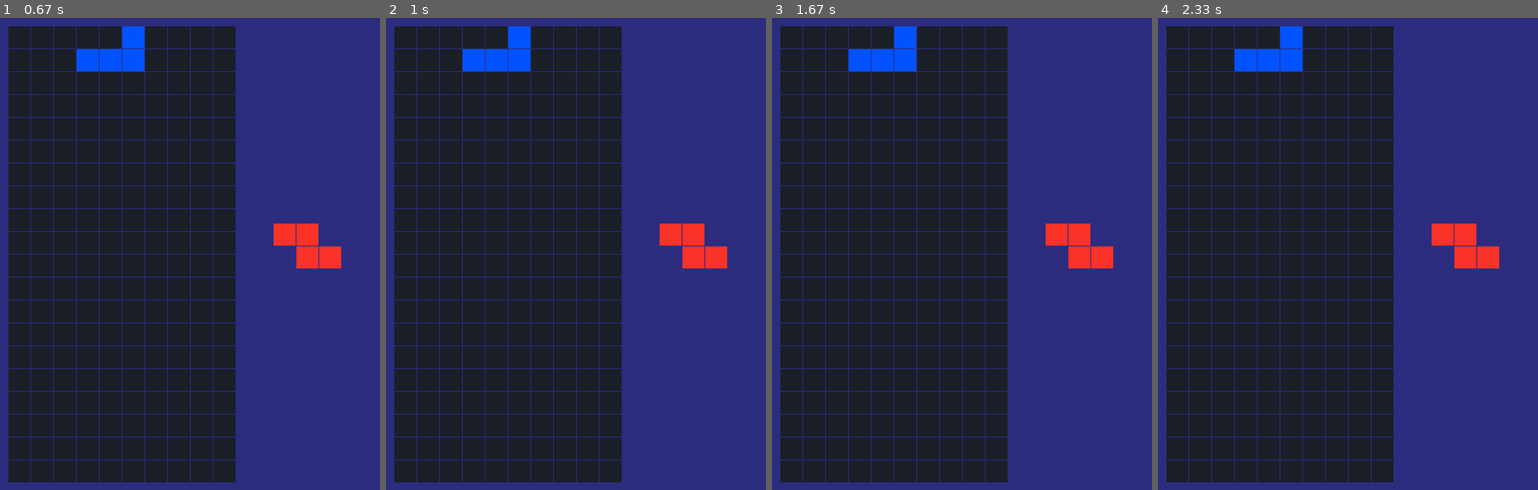
Above: before the commit, frames 1-4 (left to right).
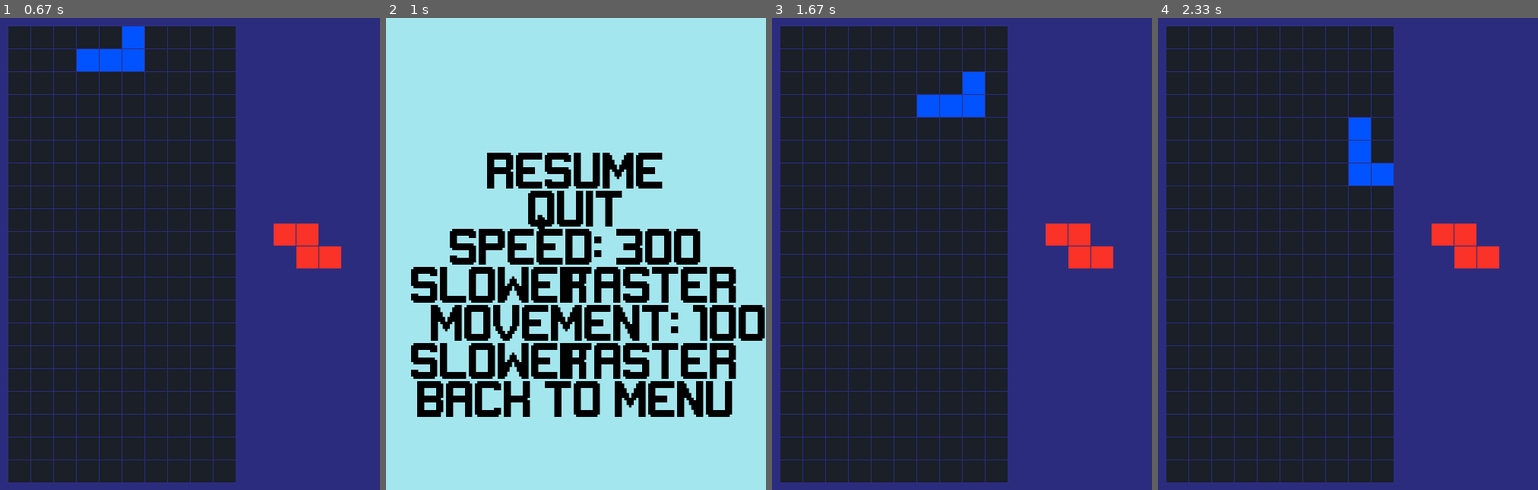
Above: after the commit, the same moments.

Repository: SohShiWei/scufftris
Game: pygame game, started from main.py
Two runs of this game, one before a commit and one after it. Both use one fixed random seed, a clock stepped at 60 frames per second and the inputs below.
Inputs (mouse positions are in pixels of both pictures, inside the frame that each line leads up to):
- Up to frame 1 (0.67 s): press the mouse at (190, 254) at 0.37 s; move the mouse to (205, 197) at 0.47 s; release the mouse at (224, 140) at 0.6 s
- Up to frame 2 (1 s): tap P at 0.67 s
- Up to frame 3 (1.67 s): click (962, 169) at 1.05 s, where only the run after the commit has a clickable "RESUME"; hold D from 1.33 s (still down); move the mouse to (950, 230) at 1.37 s
- Up to frame 4 (2.33 s): release D at 1.8 s; hold W 1.83-2.13 s

Frame 1 is identical in both runs. In frame 2, 100% of the frame differs, in the area x 0-100%, y 0-100%; in frame 3, 2.2%; in frame 4, 2.2%.

Commit message:
Add files via upload

Diff:
--- a/game.py
+++ b/game.py
@@ -3,6 +3,8 @@
 from settings import *
 from colors import Colors
 import random, sys
+from menu import Menus
+
 
 class Game:
     def __init__(self):
@@ -28,7 +30,9 @@
         # Main game loop (runs continuously)
         clock = pygame.time.Clock()
         self.paused = False # Flag to track if the game is paused
-
+        speed = 300
+        last_click_time = 0
+        click_delay = 300
         # Custom user event for updating the game every few milliseconds
         GAME_UPDATE = pygame.USEREVENT
         pygame.time.set_timer(GAME_UPDATE, speed) # Set the event to trigger every `speed` milliseconds
@@ -68,6 +72,43 @@
             screen.fill(Colors.dark_blue)
             self.draw(screen)
 
+            if self.paused:
+                # pygame.display.update()  # Update the display to show the pause menu
+                        # Event handling for the pause menu
+                 # Handle mouse input for the pause menu
+                resume_rect, quit_rect, increase_speed_rect, decrease_speed_rect, increase_move_rect, decrease_move_rect, back_to_menu_rect = Menus().pause_menu(screen,speed,move_delay)
+                mouse_pos = pygame.mouse.get_pos()  # Get the current mouse position
+                mouse_click = pygame.mouse.get_pressed()  # Get the state of mouse buttons
+
+                # Handle mouse clicks with a debounce delay
+                if mouse_click[0] and current_time - last_click_time > click_delay:  # Left-click
+                    last_click_time = current_time
+                    if resume_rect.collidepoint(mouse_pos):  # Resume button clicked
+                        self.paused = not self.paused
+                    elif quit_rect.collidepoint(mouse_pos):  # Quit button clicked
+                        pygame.quit()
+                        sys.exit()
+                    elif back_to_menu_rect.collidepoint(mouse_pos):  # Quit button clicked
+                        Menus().main_menu(screen, DISPLAY_WIDTH, DISPLAY_HEIGHT)
+                        self.paused = not self.paused
+                        self.reset()
+                    elif increase_speed_rect.collidepoint(mouse_pos):  # Increase speed clicked
+                        if speed > 50:  # Limit the speed increase
+                            speed -= 50
+                            pygame.time.set_timer(GAME_UPDATE, speed)  # Update the game speed
+                    elif decrease_speed_rect.collidepoint(mouse_pos):  # Decrease speed clicked
+                        if speed < 1000:  # Limit the speed decrease
+                            speed += 50
+                            pygame.time.set_timer(GAME_UPDATE, speed)  # Update the game speed
+                    elif increase_move_rect.collidepoint(mouse_pos):  # Increase move clicked
+                        if move_delay > 0:  # Limit the move increase
+                            move_delay -= 50
+                            pygame.time.set_timer(GAME_UPDATE, speed)  # Update the move speed
+                    elif decrease_move_rect.collidepoint(mouse_pos):  # Decrease speed clicked
+                        if move_delay < 1000:  # Limit the move decrease
+                            move_delay += 50
+                            pygame.time.set_timer(GAME_UPDATE, speed)  # Update the move speed
+
             # Blit game_screen onto the main screen
             main_screen = pygame.display.get_surface()
             main_screen.blit(screen, (0, 0))
--- a/main.py
+++ b/main.py
@@ -42,49 +42,3 @@
         sys.exit()
 
     pygame.display.update()
-
-# def pause_menu():
-#     # Function to display the pause menu
-#     screen.fill(colors.BLUE)  # Fill the screen with dark blue background
-
-#     # Render pause menu options (Resume, Quit, Speed adjustment)
-#     resume_surface = menu_font.render("RESUME", True, colors.BLACK)
-#     back_to_menu_surface = menu_font.render("BACK TO MENU", True, colors.BLACK)
-#     quit_surface = menu_font.render("QUIT", True, colors.BLACK)
-#     #drop down speed
-#     speed_surface = menu_font.render(f"SPEED: {speed}", True, colors.BLACK)
-#     decrease_speed_surface = menu_font.render("SLOWER", True, colors.BLACK)
-#     increase_speed_surface = menu_font.render("FASTER", True, colors.BLACK)
-#     #block moving speed
-#     move_surface = menu_font.render(f"MOVEMENT: {move_delay}", True, colors.BLACK)
-#     decrease_move_surface = menu_font.render("SLOWER", True, colors.BLACK)
-#     increase_move_surface = menu_font.render("FASTER", True, colors.BLACK)
-
-#     # Position the menu options
-#     resume_rect = resume_surface.get_rect(center=(250, 200))
-#     back_to_menu_rect = back_to_menu_surface.get_rect(center=(250, 500))
-#     quit_rect = quit_surface.get_rect(center=(250, 250))
-#     #drop down speed
-#     speed_rect = speed_surface.get_rect(center=(250, 300))
-#     decrease_speed_rect = decrease_speed_surface.get_rect(center=(150, 350))
-#     increase_speed_rect = increase_speed_surface.get_rect(center=(350, 350))
-#     #block moving speed
-#     move_rect = speed_surface.get_rect(center=(225, 400))
-#     decrease_move_rect = decrease_speed_surface.get_rect(center=(150, 450))
-#     increase_move_rect = increase_speed_surface.get_rect(center=(350, 450))
-
-#     # Display the menu options on the screen
-#     screen.blit(resume_surface, resume_rect)
-#     screen.blit(back_to_menu_surface, back_to_menu_rect)
-#     screen.blit(quit_surface, quit_rect)
-#     screen.blit(speed_surface, speed_rect)
-#     screen.blit(decrease_speed_surface, decrease_speed_rect)
-#     screen.blit(increase_speed_surface, increase_speed_rect)
-#     screen.blit(move_surface, move_rect )
-#     screen.blit(decrease_move_surface, decrease_move_rect)
-#     screen.blit(increase_move_surface, increase_move_rect)
-
-#     pygame.display.update()  # Update the display to show the pause menu
-
-#     # Return the rects for menu items to detect clicks
-#     return resume_rect, quit_rect, speed_rect, increase_speed_rect, decrease_speed_rect, move_rect, increase_move_rect, decrease_move_rect, back_to_menu_rect
--- a/menu.py
+++ b/menu.py
@@ -1,5 +1,5 @@
 import sys
-from game import Game
+# from game import Game
 from colors import Colors
 from settings import *
 from button import Button
@@ -42,8 +42,51 @@
 
             pygame.display.update()
 
-    def pause_menu():
-        pass
+    def pause_menu(self, screen,speed,move_delay):
+        # Function to display the pause menu
+        screen.fill(colors.BLUE)  # Fill the screen with dark blue background
+
+        # Render pause menu options (Resume, Quit, Speed adjustment)
+        resume_surface = pygame.font.Font(FONT_PATH, 50).render("RESUME", True, "black")
+        back_to_menu_surface = pygame.font.Font(FONT_PATH, 50).render("BACK TO MENU", True, colors.BLACK)
+        quit_surface = pygame.font.Font(FONT_PATH, 50).render("QUIT", True, colors.BLACK)
+        #drop down speed
+        speed_surface = pygame.font.Font(FONT_PATH, 50).render(f"SPEED: {speed}", True, colors.BLACK)
+        decrease_speed_surface = pygame.font.Font(FONT_PATH, 50).render("SLOWER", True, colors.BLACK)
+        increase_speed_surface = pygame.font.Font(FONT_PATH, 50).render("FASTER", True, colors.BLACK)
+        #block moving speed
+        move_surface = pygame.font.Font(FONT_PATH, 50).render(f"MOVEMENT: {move_delay}", True, colors.BLACK)
+        decrease_move_surface = pygame.font.Font(FONT_PATH, 50).render("SLOWER", True, colors.BLACK)
+        increase_move_surface = pygame.font.Font(FONT_PATH, 50).render("FASTER", True, colors.BLACK)
+
+        # Position the menu options
+        resume_rect = resume_surface.get_rect(center=(250, 200))
+        back_to_menu_rect = back_to_menu_surface.get_rect(center=(250, 500))
+        quit_rect = quit_surface.get_rect(center=(250, 250))
+        #drop down speed
+        speed_rect = speed_surface.get_rect(center=(250, 300))
+        decrease_speed_rect = decrease_speed_surface.get_rect(center=(150, 350))
+        increase_speed_rect = increase_speed_surface.get_rect(center=(350, 350))
+        #block moving speed
+        move_rect = speed_surface.get_rect(center=(225, 400))
+        decrease_move_rect = decrease_speed_surface.get_rect(center=(150, 450))
+        increase_move_rect = increase_speed_surface.get_rect(center=(350, 450))
+
+        # Display the menu options on the screen
+        screen.blit(resume_surface, resume_rect)
+        screen.blit(back_to_menu_surface, back_to_menu_rect)
+        screen.blit(quit_surface, quit_rect)
+        screen.blit(speed_surface, speed_rect)
+        screen.blit(decrease_speed_surface, decrease_speed_rect)
+        screen.blit(increase_speed_surface, increase_speed_rect)
+        screen.blit(move_surface, move_rect )
+        screen.blit(decrease_move_surface, decrease_move_rect)
+        screen.blit(increase_move_surface, increase_move_rect)
+
+        pygame.display.update()  # Update the display to show the pause menu
+
+        # Return the rects for menu items to detect clicks
+        return resume_rect, quit_rect, increase_speed_rect, decrease_speed_rect, increase_move_rect, decrease_move_rect, back_to_menu_rect
 
     def show_settings_menu(self, screen, controls, screen_width, screen_height):
         # Display caption for settings
--- a/oldmain.py
+++ b/oldmain.py
@@ -21,6 +21,8 @@
 
 GAME_UPDATE = pygame.USEREVENT
 pygame.time.set_timer(GAME_UPDATE, 200)
+
+paused = False  # Add a pause flag
 
 while True:
 	for event in pygame.event.get():
